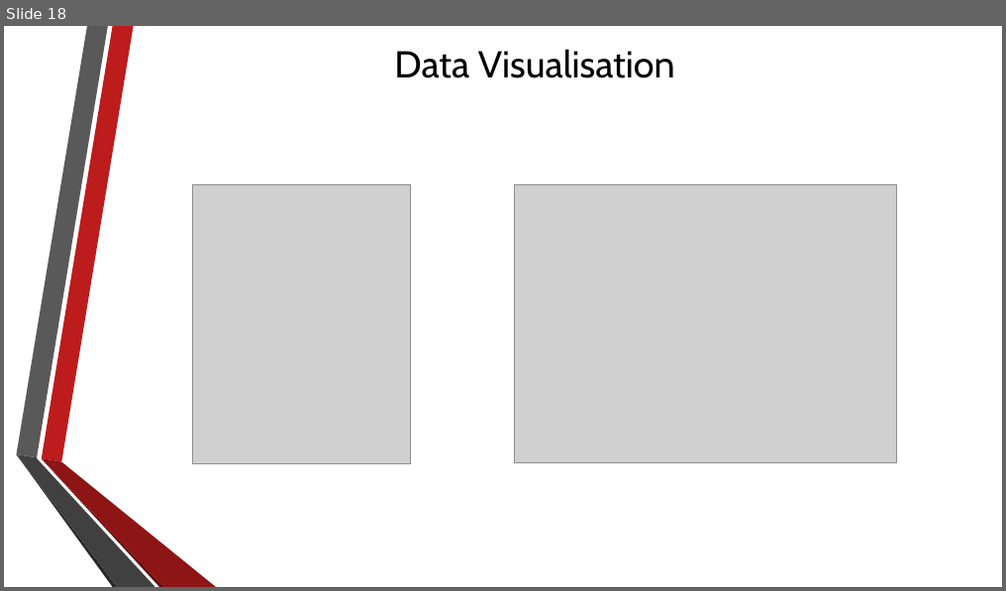
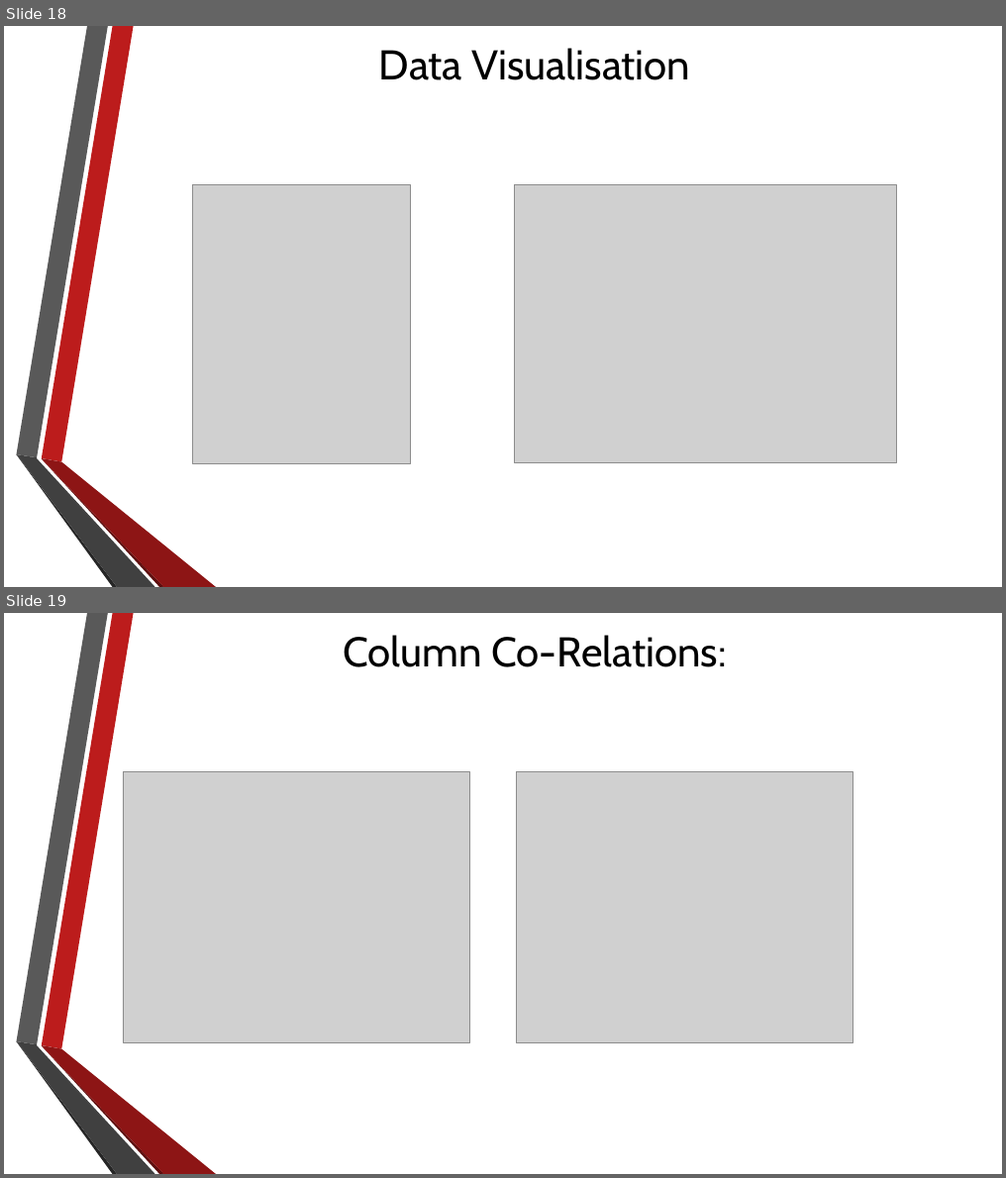
Before and after one commit to taherlokhandwala/IDSProject, a slide deck: IDS.pptx. Shown one above the other, each under a label of ours: slide 18 before the commit, slides 18 and 19 after it. The pictures are 1006x591 and 1006x1178 pixels, drawn with LibreOffice and Linux fonts; fonts in the diff are those of the drawing; grey boxes stand for pictures; background and template pictures are left out. Boxes give left, top, right and bottom in pixels: in the first picture for what was removed or moved away, otherwise in the second. Text is boxed around its words. In the diff, an @@ line names an element or a change of style, - is before the commit and + after.

```diff
--- a/IDS.pptx
+++ b/IDS.pptx
@@ slide 19 added at (x1=4, y1=613, x2=1002, y2=1174), background picture (left out); not listed: 6 template elements that a slide beside it also shows @@
@@ text added at (x1=344, y1=635, x2=726, y2=667), 40 pt, text #000000 @@
+Column Co-Relations:
@@ picture added at (x1=123, y1=772, x2=469, y2=1044) @@
@@ picture added at (x1=516, y1=772, x2=853, y2=1044) @@
@@ slide 18 changed as well @@
@@ text "Data Visualisation" at (x1=379, y1=48, x2=691, y2=80): size 36 to 40 pt @@
```
Also in this commit, not shown: 9 other slides changed, 3 other files.
